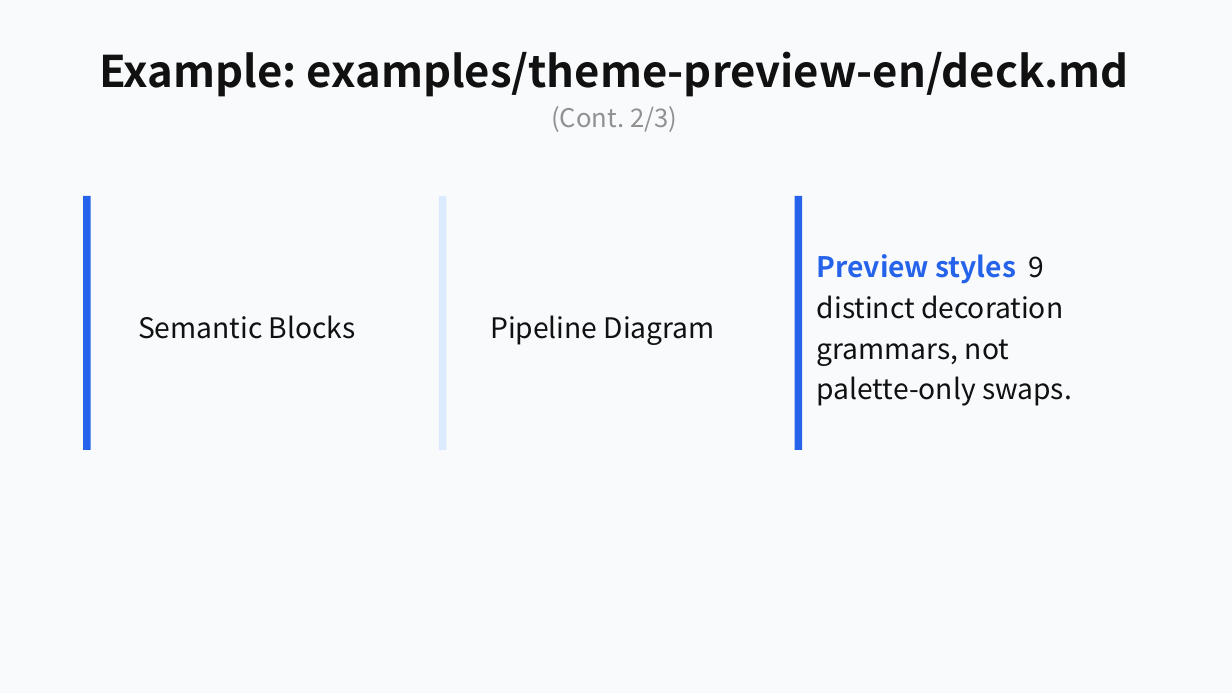
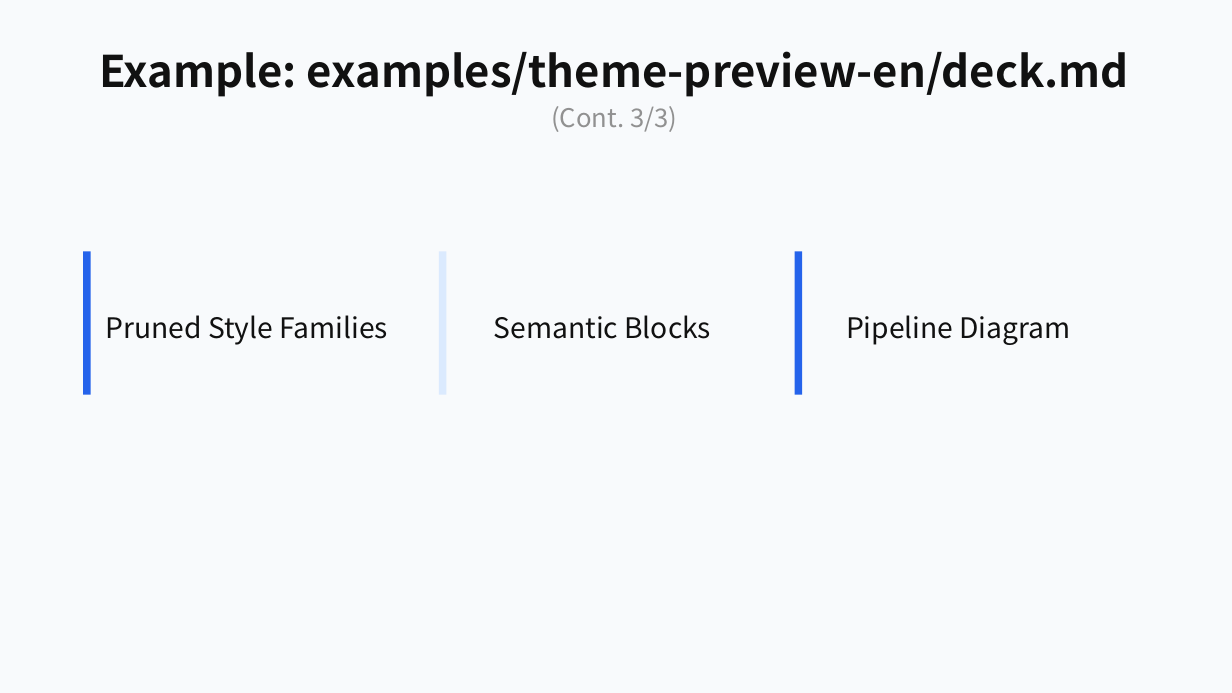
Before and after one commit to ch040602/mdpr-skill, a slide deck: slide 30 of artifacts/mdpr-vs-skill/mdpr-baseline-result.pptx (slide 32 before the commit). Drawn at 1232x693 pixels with LibreOffice and Linux fonts; fonts in the diff are those of the drawing. Boxes give left, top, right and bottom in pixels: in the first picture for what was removed or moved away, otherwise in the second. Text is boxed around its words. In the diff, an @@ line names an element or a change of style, - is before the commit and + after.

```diff
--- a/artifacts/mdpr-vs-skill/mdpr-baseline-result.pptx
+++ b/artifacts/mdpr-vs-skill/mdpr-baseline-result.pptx
@@ text at [99, 51, 1129, 132]: text changed @@
-Example: examples/theme-preview-en/deck.md (Cont. 2/3)
+Example: examples/theme-preview-en/deck.md (Cont. 3/3)
@@ rectangle: place and size @@
-rectangle at [83, 196, 91, 450]
+rectangle at [83, 251, 91, 395]
@@ rectangle: place and size @@
-rectangle at [439, 196, 446, 450]
+rectangle at [439, 251, 446, 395]
@@ rectangle: place and size @@
-rectangle at [795, 196, 802, 450]
+rectangle at [795, 251, 802, 395]
@@ text removed at [817, 254, 1072, 406] @@
-Preview styles 9 distinct decoration grammars, not palette-only swaps.
@@ text added at [106, 315, 388, 345], 22 pt, text #111111 @@
+Pruned Style Families
@@ text "Semantic Blocks": place and size @@
-text "Semantic Blocks" at [138, 315, 356, 339]
+text "Semantic Blocks" at [494, 315, 711, 339]
@@ text "Pipeline Diagram": place and size @@
-text "Pipeline Diagram" at [490, 315, 715, 345]
+text "Pipeline Diagram" at [846, 315, 1070, 345]
```
Also in this commit, not shown: 6 other slides changed, 1 slide added, 4 slides removed, 12 other files.
